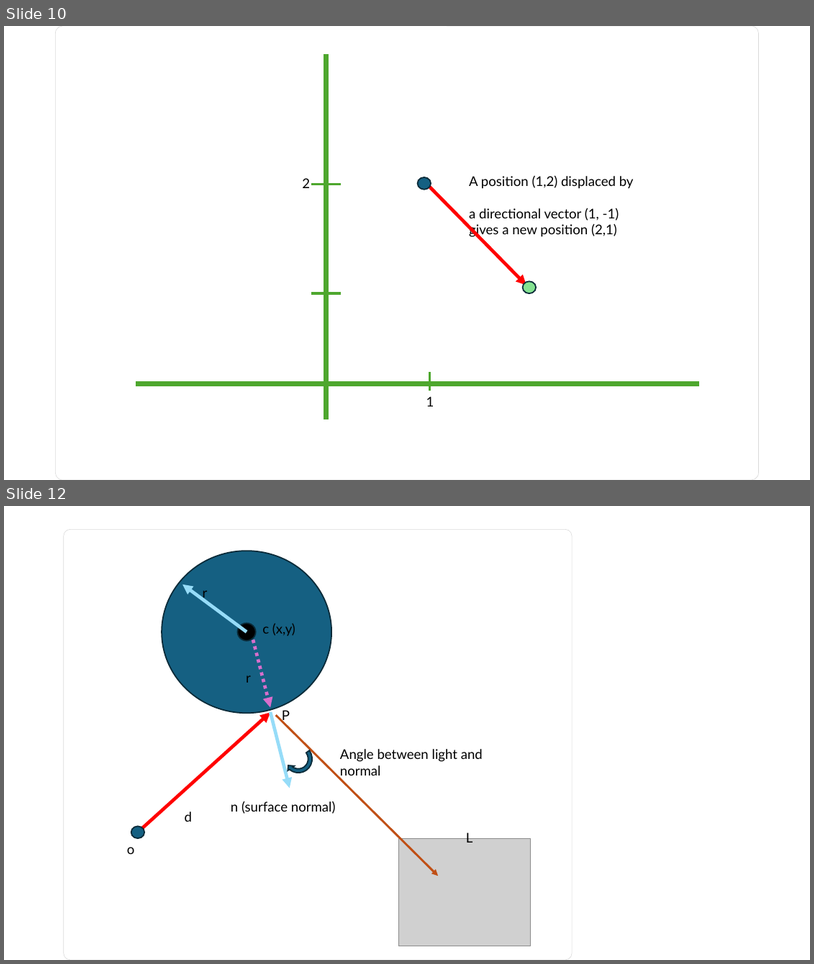
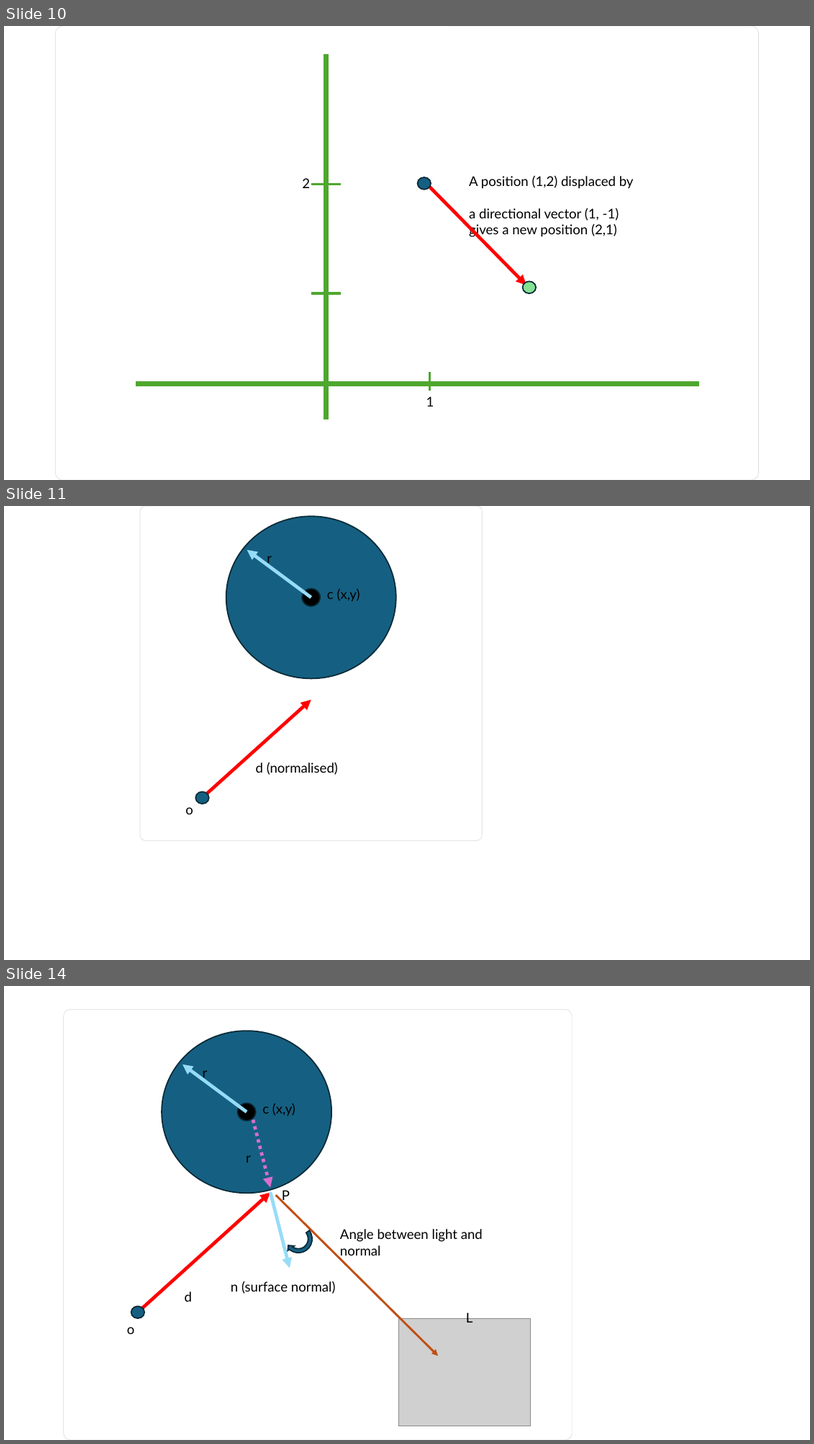
Before and after one commit to glassworks/course-raytracer-en, a slide deck: src/diagrams.pptx. Shown one above the other, each under a label of ours: slides 10 and 12 before the commit, slides 10, 11 and 14 after it; the slides between them are not shown. The pictures are 814x964 and 814x1444 pixels, drawn with LibreOffice and Linux fonts; fonts in the diff are those of the drawing; grey boxes stand for pictures. Boxes give left, top, right and bottom in pixels: in the first picture for what was removed or moved away, otherwise in the second. Text is boxed around its words. In the diff, an @@ line names an element or a change of style, - is before the commit and + after.

```diff
--- a/src/diagrams.pptx
+++ b/src/diagrams.pptx
@@ slide 11 added at (4,506,810,960), background #FFFFFF @@
@@ rounded rectangle added at (140,506,483,841), fill #FFFFFF, outline #D9D9D9 0.5 pt @@
@@ ellipse added at (226,516,396,678), fill #156082, outline #092A39 1.5 pt @@
@@ arrow added from (311, 597) to (247, 550), #96DCF8 4 pt @@
@@ text added at (267,556,272,566), 16 pt, text #000000 @@
+r
@@ ellipse added at (302,588,320,606), fill #000000, outline #092A39 1.5 pt @@
@@ text added at (327,589,360,601), 16 pt, text #000000 @@
+c (x,y)
@@ arrow added from (207, 793) to (311, 700), #FF0000 4 pt @@
@@ text added at (256,762,338,775), 16 pt, text #000000 @@
+d (normalised)
@@ text added at (185,807,193,814), 16 pt, text #000000 @@
+o
@@ ellipse added at (196,792,209,803), fill #156082, outline #092A39 1.5 pt @@
@@ what was slide 12 is now slide 14 @@
```
Also in this commit, not shown: 2 slides changed, 1 other slide added.
